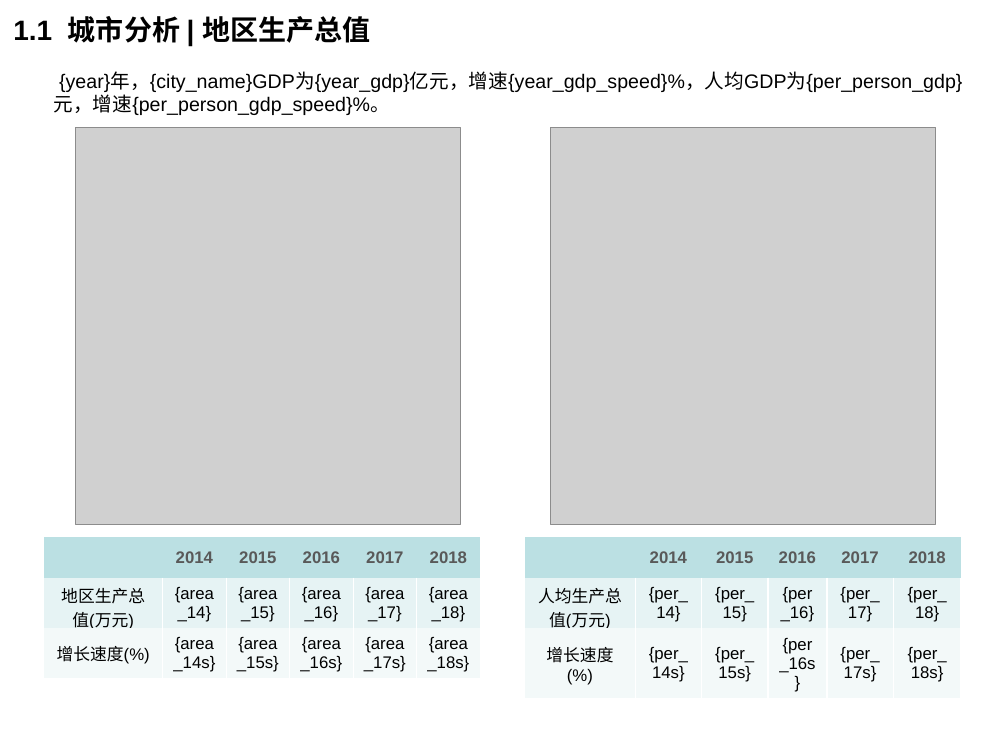
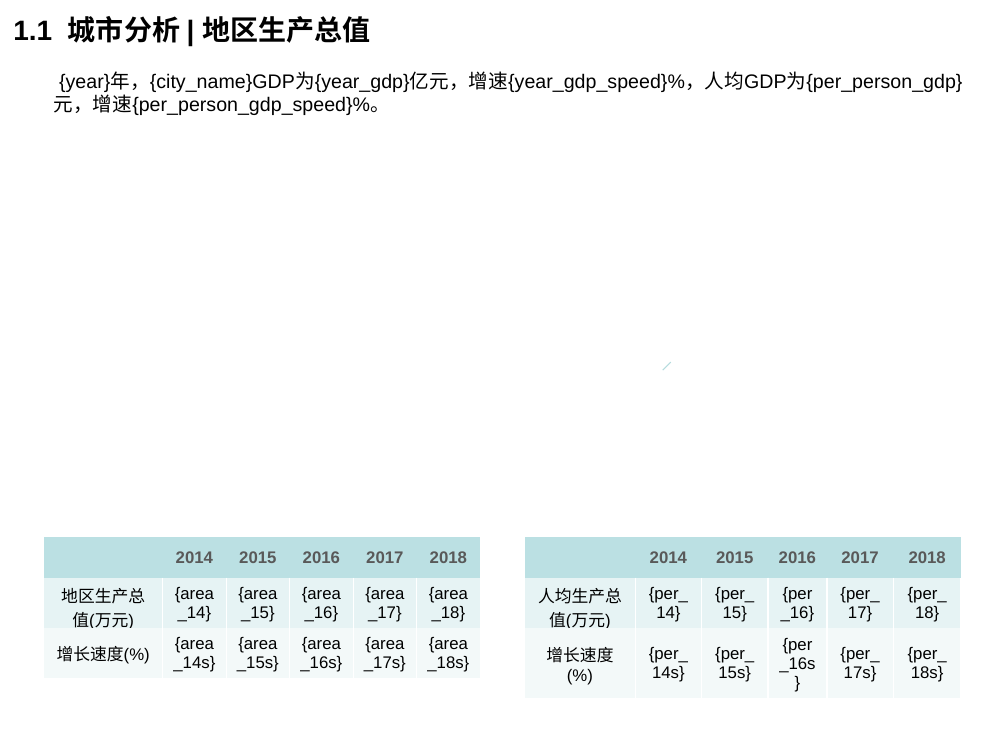
Before and after one commit to lizhou828/python_hello_world, a slide deck: slide 4 of helloWorld/ppt_template/diyun_land_report_template.pptx. Drawn at 1008x756 pixels with LibreOffice and Linux fonts; fonts in the diff are those of the drawing; grey boxes stand for pictures; background and template pictures are left out. Boxes give left, top, right and bottom in pixels: in the first picture for what was removed or moved away, otherwise in the second. Text is boxed around its words. In the diff, an @@ line names an element or a change of style, - is before the commit and + after.

```diff
--- a/helloWorld/ppt_template/diyun_land_report_template.pptx
+++ b/helloWorld/ppt_template/diyun_land_report_template.pptx
@@ picture removed at <box>76,127,461,524</box> @@
@@ picture removed at <box>550,127,935,524</box> @@
@@ line added from (670, 362) to (662, 370), #B6DCDF 0.75 pt @@
```
Also in this commit, not shown: 5 other slides changed, 3 other files.
